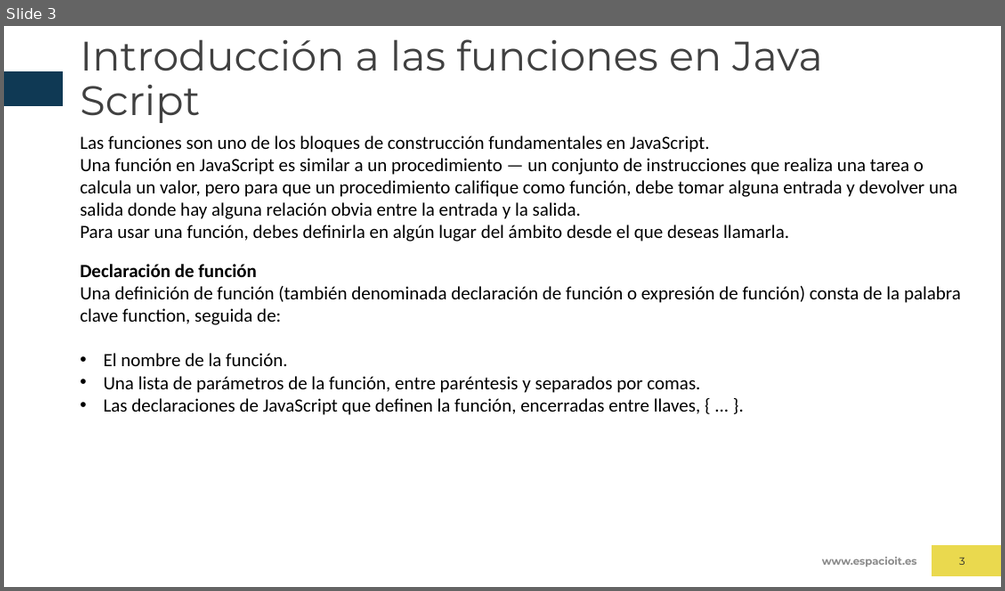
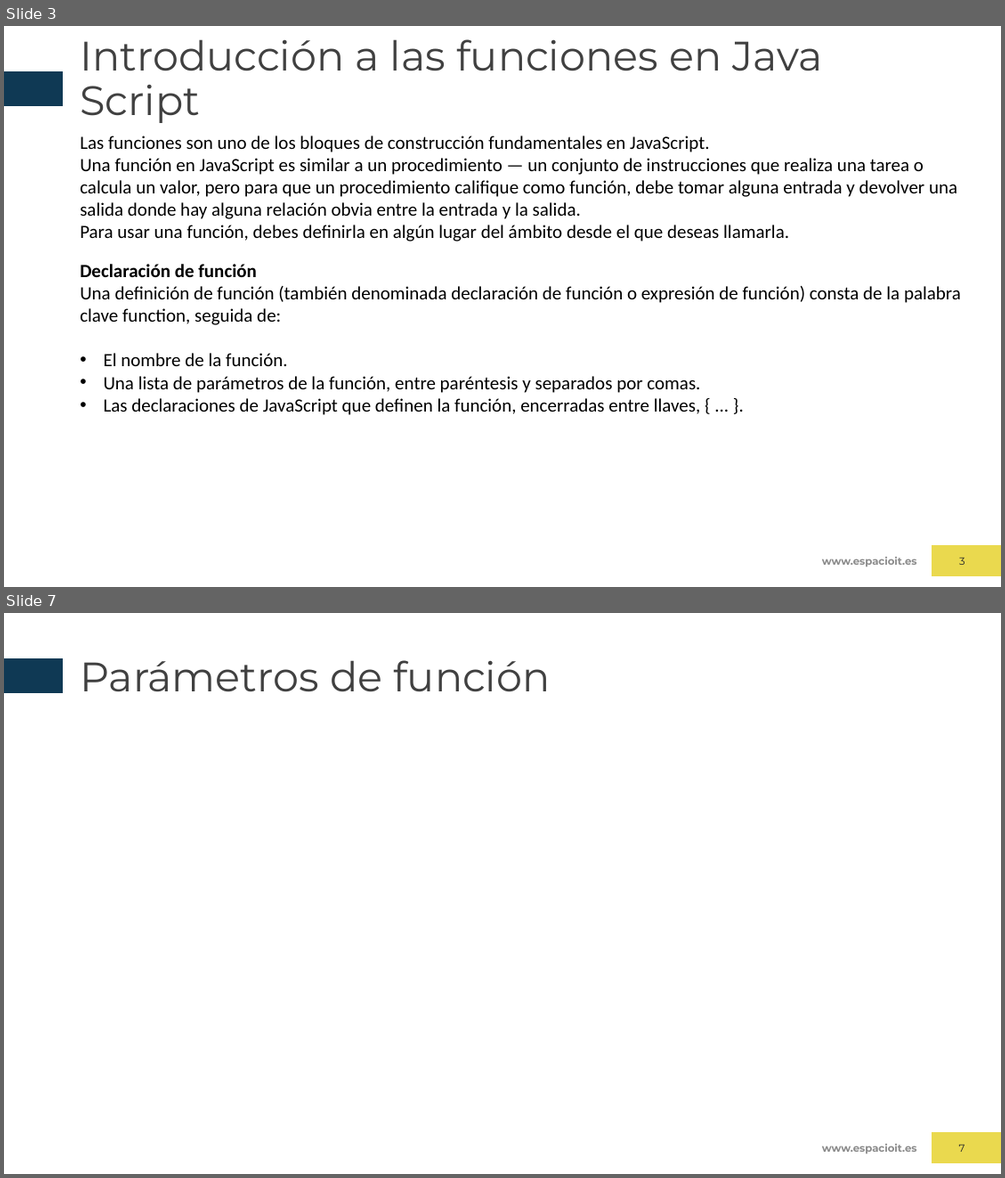
Before and after one commit to javiercuende/formacionWeb, a slide deck: JAVASCRIPT/TEMA 3.pptx. Shown one above the other, each under a label of ours: slide 3 before the commit, slides 3 and 7 after it; the slides between them are not shown. The pictures are 1005x591 and 1005x1178 pixels, drawn with LibreOffice and Linux fonts; fonts in the diff are those of the drawing; background and template pictures are left out. Boxes give left, top, right and bottom in pixels: in the first picture for what was removed or moved away, otherwise in the second. Text is boxed around its words. In the diff, an @@ line names an element or a change of style, - is before the commit and + after.

```diff
--- a/JAVASCRIPT/TEMA 3.pptx
+++ b/JAVASCRIPT/TEMA 3.pptx
@@ slide 7 added at [4, 613, 1001, 1174], background #FFFFFF; not listed: 3 template elements that a slide beside it also shows @@
@@ title added at [80, 660, 550, 692], 39.6 pt, text #404040 @@
+Parámetros de función
@@ page number added at [959, 1144, 965, 1151], 10 pt, text #25282A @@
+7
```
Also in this commit, not shown: 3 other slides added, 1 slide removed.
